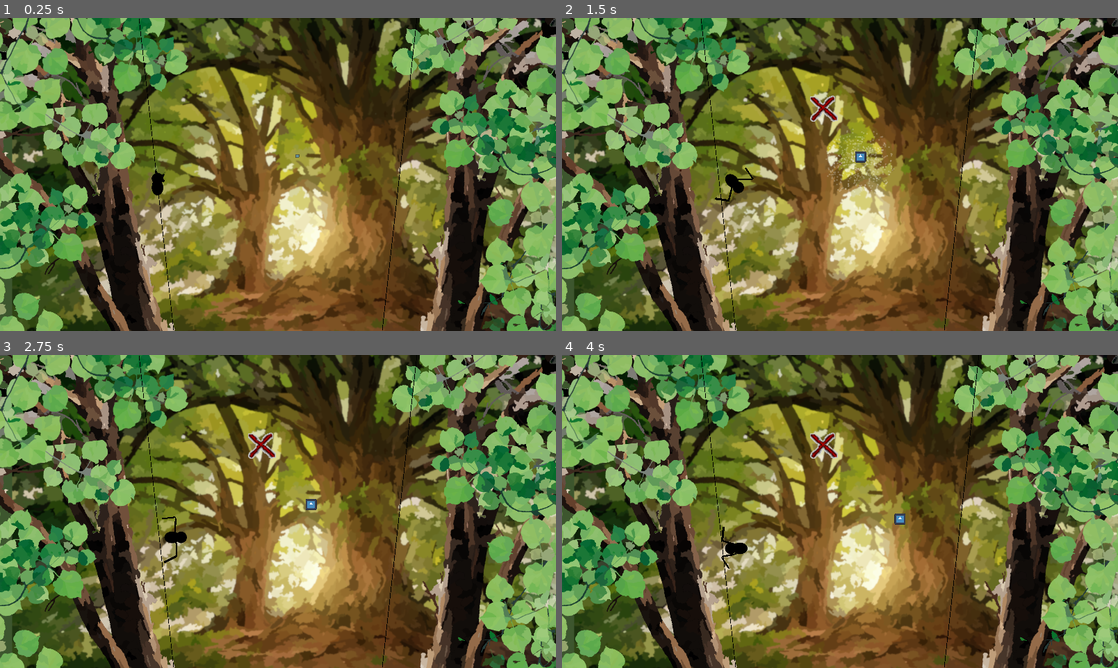
Above: before the commit, frames 1-4 (two rows, left to right).
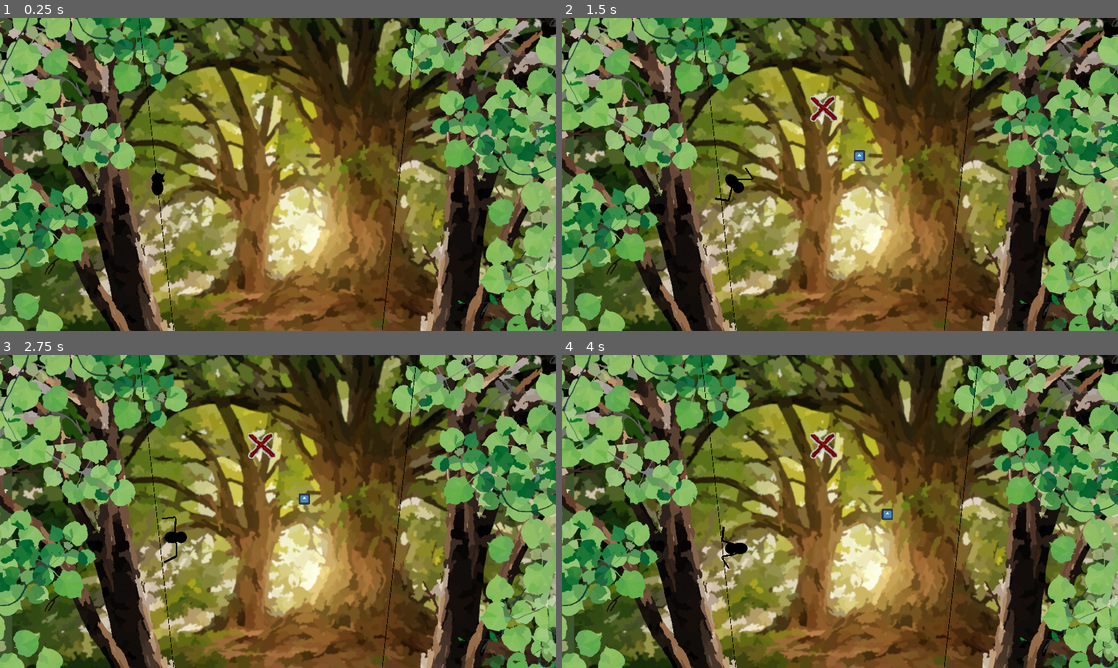
Above: after the commit, the same moments.

Repository: InRe-Dan/ld56
Game: Godot game, scene res://world/world.tscn
Same seed, same stepped clock (60 frames per second), same inputs: the game is played once before the commit and once after it. The engine's default icon, where the game draws it, is replaced by a stand-in: a white triangle on a blue panel in a dark square.
Inputs (mouse positions are in pixels of both pictures, inside the frame that each line leads up to):
- Up to frame 1 (0.25 s): no input
- Up to frame 2 (1.5 s): tap Enter at 0.5 s; move the mouse to (962, 158) at 0.52 s; hold D (move_right) 0.53-1.28 s; hold Right mouse button (destroy_web) 0.53-1.28 s; move the mouse to (728, 190) at 1.27 s; hold S (move_down) from 1.28 s (still down); click (728, 190) at 1.35 s
- Up to frame 3 (2.75 s): move the mouse to (333, 442) at 2.02 s; release S (move_down) at 2.03 s; hold D (move_right) from 2.03 s (still down); hold Right mouse button (destroy_web) from 2.03 s (still down)
- Up to frame 4 (4 s): move the mouse to (812, 574) at 2.77 s; release D (move_right) at 2.78 s; release Right mouse button (destroy_web) at 2.78 s; hold W (move_up) 2.78-3.53 s; click (812, 574) at 2.85 s; move the mouse to (1006, 558) at 3.52 s; hold A (move_left) from 3.53 s (still down); hold Right mouse button (destroy_web) from 3.53 s (still down)

The runs differ from the first frame. In frame 1, less than 0.1% of the frame differs, in the area x 53-54%, y 43-45%; in frame 2, 0.5%, in the area x 47-60%, y 35-57%; in frame 3, 0.1%; in frame 4, 0.1%.

Commit message:
Fly spawner

Diff:
--- /dev/null
+++ b/insects/data/fly_data.tres
@@ -0,0 +1,11 @@
+[gd_resource type="Resource" script_class="MobData" load_steps=3 format=3 uid="uid://cq0t7gbt2mrw3"]
+
+[ext_resource type="PackedScene" uid="uid://dmyotpujac7a" path="res://insects/fly.tscn" id="1_4lkaj"]
+[ext_resource type="Script" path="res://insects/data/mob_data.gd" id="1_8pw5m"]
+
+[resource]
+script = ExtResource("1_8pw5m")
+scene = ExtResource("1_4lkaj")
+spawn_weight = 1.0
+spawn_cost = 1.0
+difficulty_requirement = 0
--- /dev/null
+++ b/insects/data/mob_data.gd
@@ -0,0 +1,6 @@
+class_name MobData extends Resource
+
+@export var scene : PackedScene
+@export var spawn_weight : float = 1
+@export var spawn_cost : float = 1
+@export var difficulty_requirement = 0
--- a/insects/fly.gd
+++ b/insects/fly.gd
@@ -14,19 +14,22 @@
 
 func enable() -> void:
 	$SpawnFlourish.emitting = true
+	$Hurtbox/CollisionShape2D.disabled = false
 	spawning = false
 	pass
 
 # Called when the node enters the scene tree for the first time.
 func _ready() -> void:
-	modulate.a = 0.6
+	$Hurtbox/CollisionShape2D.disabled = true
+	modulate.a = 0
 	var mod_tween : Tween = create_tween()
+	mod_tween.tween_property(self, "modulate:a", 0.5, 0.5)
 	mod_tween.tween_property(self, "modulate:a", 1.0, 1.0)
 	mod_tween.tween_callback(enable)
 
 	var scale_tween : Tween = create_tween()
 	scale = scale * 0.1
-	scale_tween.tween_property(self, "scale", scale * 10, 1.0)
+	scale_tween.tween_property(self, "scale", scale * 10, 1.5)
 
 # Called every frame. 'delta' is the elapsed time since the previous frame.
 func _process(delta: float) -> void:
--- /dev/null
+++ b/insects/spawner/mob_spawner.gd
@@ -0,0 +1,64 @@
+@icon("res://assets/editor_icons/node_2D/icon_skull.png")
+extends Node2D
+
+@export var top_left_marker : Marker2D
+@export var bottom_right_marker : Marker2D
+@export var horizontal_spread : Curve
+@export var vertical_spread : Curve
+
+@export var spawn_interval : float = 10
+@export var interval_variation : float = 5
+
+@export var mobs : Array[MobData]:
+	get:
+		return mobs.duplicate()
+
+var rng : RandomNumberGenerator = RandomNumberGenerator.new()
+
+
+var spawn_timer : float = 0.0
+
+# Should increase in some way as the player progresses
+var difficulty_metric = 0
+
+
+## Removes any mobs in the array that shouldn't be spawned right now.
+func filter_by_spawnable() -> Array[MobData]:
+	return mobs.filter(func x(a : MobData): return a.difficulty_requirement <= difficulty_metric)
+
+func get_random_spawn_pos() -> Vector2:
+	var h : float = horizontal_spread.sample(randf())
+	var v : float = vertical_spread.sample(randf())
+	var tl : Vector2 = top_left_marker.global_position
+	var br : Vector2 = bottom_right_marker.global_position
+	return Vector2(
+		tl.x + (br.x - tl.x) * h,
+		tl.y + (br.y - tl.y) * v
+	)
+
+func reset_timer() -> void:
+	spawn_timer = spawn_interval + randf_range(-1, 1) * interval_variation
+
+# Called when the node enters the scene tree for the first time.
+func _ready() -> void:
+	assert(filter_by_spawnable().size() > 0)
+	reset_timer()
+
+# Called every frame. 'delta' is the elapsed time since the previous frame.
+func _process(delta: float) -> void:
+	spawn_timer -= delta
+	if spawn_timer <= 0:
+		reset_timer()
+		spawn()
+
+func spawn() -> void:
+	var candidates : Array[MobData] = filter_by_spawnable()
+	var weights : PackedFloat32Array
+	for candidate : MobData in candidates:
+		weights.append(candidate.spawn_weight)
+	var index : int = rng.rand_weighted(weights)
+	var mob_data : MobData = candidates[index]
+	var mob : Node2D = mob_data.scene.instantiate()
+	mob.global_position = get_random_spawn_pos()
+	print(mob.global_position)
+	add_child(mob)
--- /dev/null
+++ b/insects/spawner/mob_spawner.tscn
@@ -0,0 +1,6 @@
+[gd_scene load_steps=2 format=3 uid="uid://2kdgbkrdrcu7"]
+
+[ext_resource type="Script" path="res://insects/spawner/mob_spawner.gd" id="1_nyfpr"]
+
+[node name="MobSpawner" type="Node2D"]
+script = ExtResource("1_nyfpr")
--- a/world/world.tscn
+++ b/world/world.tscn
@@ -1,14 +1,39 @@
-[gd_scene load_steps=7 format=3 uid="uid://4a2wbnhvgulj"]
+[gd_scene load_steps=12 format=3 uid="uid://4a2wbnhvgulj"]
 
 [ext_resource type="Script" path="res://world/world.gd" id="1_m6c00"]
 [ext_resource type="PackedScene" uid="uid://dqyqlpicgb0dq" path="res://web/web_factory.tscn" id="2_u3u5w"]
+[ext_resource type="Script" path="res://insects/data/mob_data.gd" id="3_ivcbe"]
 [ext_resource type="PackedScene" uid="uid://d3ud2rqlsvy6p" path="res://spider/spider.tscn" id="3_pypjb"]
 [ext_resource type="Texture2D" uid="uid://bxw34dyx2cgac" path="res://assets/background_1.png" id="4_2hkic"]
+[ext_resource type="Resource" uid="uid://cq0t7gbt2mrw3" path="res://insects/data/fly_data.tres" id="4_ytwgf"]
 [ext_resource type="PackedScene" uid="uid://dmyotpujac7a" path="res://insects/fly.tscn" id="5_lpks7"]
 [ext_resource type="Texture2D" uid="uid://dctbj2786bciq" path="res://assets/I am literally Picasso.png" id="6_lh8ic"]
+[ext_resource type="PackedScene" uid="uid://2kdgbkrdrcu7" path="res://insects/spawner/mob_spawner.tscn" id="7_8wlli"]
+
+[sub_resource type="Curve" id="Curve_2coha"]
+_data = [Vector2(0, 0), 0.0, 0.0, 0, 0, Vector2(0.228881, 0.48638), 0.0, 0.0, 0, 0, Vector2(0.491438, 0.48638), 0.0, 0.0, 0, 0, Vector2(0.828196, 0.478405), 0.0, 0.0, 0, 0, Vector2(1, 1), 0.0, 0.0, 0, 0]
+point_count = 5
+
+[sub_resource type="Curve" id="Curve_ek8vk"]
+_data = [Vector2(0, 0), 0.0, 0.982845, 0, 0, Vector2(1, 1), 1.08666, 0.0, 0, 0]
+point_count = 2
 
 [node name="World" type="Node2D"]
 script = ExtResource("1_m6c00")
+
+[node name="MobSpawner" parent="." node_paths=PackedStringArray("top_left_marker", "bottom_right_marker") instance=ExtResource("7_8wlli")]
+z_index = 1
+top_left_marker = NodePath("TopLeft")
+bottom_right_marker = NodePath("BottomRight")
+horizontal_spread = SubResource("Curve_2coha")
+vertical_spread = SubResource("Curve_ek8vk")
+mobs = Array[ExtResource("3_ivcbe")]([ExtResource("4_ytwgf")])
+
+[node name="TopLeft" type="Marker2D" parent="MobSpawner"]
+position = Vector2(25, 10)
+
+[node name="BottomRight" type="Marker2D" parent="MobSpawner"]
+position = Vector2(1904, 1070)
 
 [node name="Sprite2D" type="Sprite2D" parent="."]
 texture = ExtResource("4_2hkic")
Binary file added: assets/editor_icons/color/icon_area_damage.png
Not shown, added: assets/editor_icons/color/icon_area_damage.png.import
Binary file added: assets/editor_icons/color/icon_character.png
Not shown, added: assets/editor_icons/color/icon_character.png.import
Binary file added: assets/editor_icons/color/icon_damage_team.png
Not shown, added: assets/editor_icons/color/icon_damage_team.png.import
Binary file added: assets/editor_icons/color/icon_destroyable_2.png
Not shown, added: assets/editor_icons/color/icon_destroyable_2.png.import
Binary file added: assets/editor_icons/color/icon_heart.png
Not shown, added: assets/editor_icons/color/icon_heart.png.import
Binary file added: assets/editor_icons/color/icon_heart_receptacle.png
Not shown, added: assets/editor_icons/color/icon_heart_receptacle.png.import
(and 516 more such lines)
